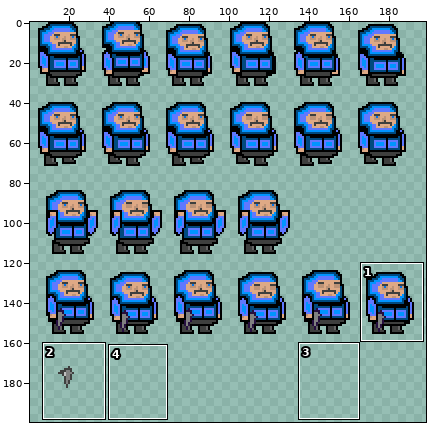
File history of a sprite sheet, Assets/Sprites/SpriteSprite.png. The picture above shows the old version from afar; the outline marks the close-up.
Close-up. As it was:
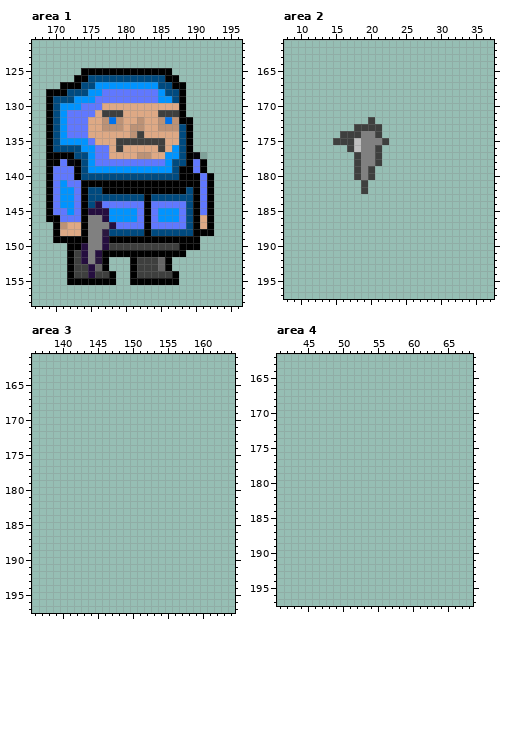
The file is 256x224 pixels. Colours within 5 levels of each other are drawn and written as one. Shown: area 1: x 167..196, y 121..158; area 2: x 8..37, y 161..197; area 3: x 136..164, y 161..197; area 4: x 41..68, y 162..197. The wide view leaves out empty margins. The commit also changed other parts of the picture, which this record leaves out.
And afterwards:
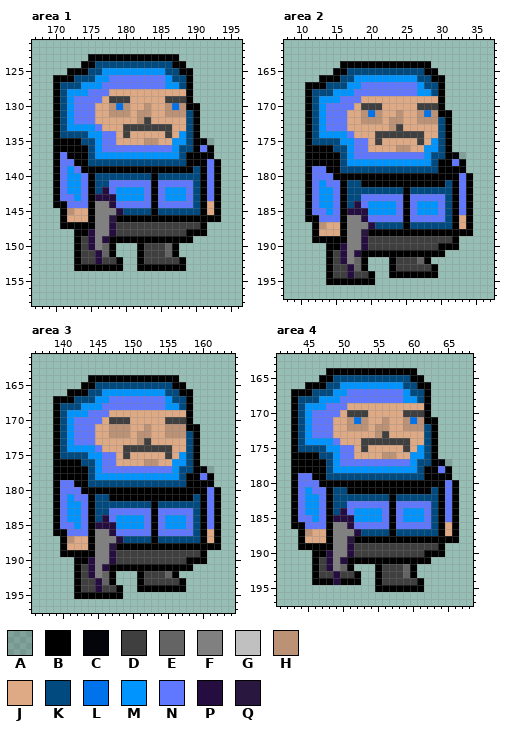
Palette (. is transparent): A #00000025  B #000000  C #04050b  D #3e3f3e  E #646464  F #808080  G #c0c0c0  H #bc9276  J #dea985  K #004a7f  L #0072ec  M #0094ff  N #6078ff  P #250e3f  Q #2a173f
Diff:
Changed rows in their new state; - is an unchanged pixel.
Area 1:
first column x 169:
123 ------BBBBBBBBBBBBB------
124 -----BBKKKKKKKKKKKBB-----
125 ---BB-KKMMMMMMMMMKKBB----
126 -BBBKK-MMNNNNNNNNMKKB----
127 -BKKKMM-NNNNNNNNNMMKB----
128 .-KMMMNN-JJJJJJJJJJJB----
129 .B-MNNN-JDDDJJJJJDDDB----
130 .BK-N--J-HLH--H--HLHBB---
131 .BKM----JHHH-HH-JHHHKB---
132 .BKM--N-JJJ---D-JJJJKB---
133 .BKMMMMNJJJDDDDDDDJJKB---
134 .BKKKKMMNN-DJJ---D-MKB---
135 .BBBBKKMNNJJJJHHJ-MMKBCA-
136 .BBBBBKM-NNNNNNNNN--KBNB-
137 .-N-BBKMMMMMMMMMM----BBB-
138 .--N-BKKKKKKKKKKKK---B-NB
139 .B-MNBBBBBBBBBBBBBB--K-NB
140 .B-MMNB--------B---KKKBNB
141 .BNMMN-KKNNNNNN-NNNNNKBNB
142 .BN-MNB-PNMMMMN-NMMMNKBNB
143 .BNNMNBPPPMMMMNBNMMMNKBNB
144 .BBN-NBFFP----NB----NKBJB
145 ..BHJJBFFFPKKKKBKKKK-KBJB
146 ..BJJJB-FQBBBB-BBBBBB-B-B
147 -.BBB-B---DDDDDDDDDDDDB.-
148 -...B-P-FPDDDDDDDDDDB--.-
149 -...-DP--------------.---
150 ---.-DP-EB...B---EB...---
151 ---.BDD-E-...-DDDE-.-----
152 ---.BDDPDDB-.B--DDDB-----
153 ---.BBBB-BB-.BBBB-BB-----
154 ---.......--.......------
155 ---.......--.......------
Area 2:
first column x 11:
164 -----BBBBBBBBBBBBB------
165 ----BBKKKKKKKKKKKBB-----
166 --BBBKKMMMMMMMMMKKBB----
167 BBBKKKMMNNNNNNNNMKKB----
168 BKKKMMMNNNNNNNNNMMKB----
169 BKMMMNNNJJJJJJJJJJJB----
170 BKMNNNNJDDDJJJJJDDDB----
171 BKMNNNJJHLHJJHJJHLHBB---
172 BKMNNNJJHHHJHHJJHHHKB---
173 BKMNNNJJJJJJHDJJJJJKB---
174 BKMMMMNJJJ-DDDDDDJJKB---
175 BKKKKMMNNJDJJJJJDJMKB---
176 BBBBKKMNNJJJJHHJJMMKB---
177 BBBBBKMNNNNNNNNNNMKKBCA-
178 BBBBBKMMMMMMMMMMMMKBBNB-
179 BNNBBKKKKKKKKKKKKKKBBBB-
180 BNNNBBBBBBBBBBBBBBBBBBNB
181 BNMNNBKKBBBBBBBBBBBBKBNB
182 BNMMNBKKKKKKKKBKKKKKKBNB
183 BNMMNBKKNNNNNNBNNNNNKBNB
184 BNMMNBKPNMMMMNBNMMMNKBNB
185 BNNMNBPPPMMMMNBNMMMNKBNB
186 BBNNNBFFPNNNNNBNNNNNKBJB
187 -BHJJBFFFPKKKKBKKKKKKBJB
188 -BJJJBFFQBBBBBBBBBBBBBBB
189 -BBBBBFFPDDDDDDDDDDDDB--
190 ---BBPFFPDDDDDDDDDDBBB--
191 ---BDPFPBBBBBBBBBBBB----
192 ---BDPFEB---BDDDEB------
193 ---BDDPEB---BDDDDDB-----
194 ---BDDPDDB--BBBBBBB-----
195 ---BBBBBBB--------------
Area 3:
first column x 139:
164 -----BBBBBBBBBBBBB------
165 ----BBKKKKKKKKKKKBB-----
166 --BBBKKMMMMMMMMMKKBB----
167 BBBKKKMMNNNNNNNNMKKB----
168 BKKKMMMNNNNNNNNNMMKB----
169 BKMMMNNNJJJJJJJJJJJB----
170 BKMNNNNJDDDJJJJJDDDB----
171 BKMNNNJJHHHJJHJJHHHBB---
172 BKMNNNJJHHHJHHJJHHHKB---
173 BKMNNNJJJJJJHDJJJJJKB---
174 BKMMMMNJJJDDDDDDDJJKB---
175 BKKKKMMNNJDJJJJJDJMKB---
176 BBBBKKMNNJJJJHHJJMMKB---
177 BBBBBKMNNNNNNNNNNMKKBCA-
178 BBBBBKMMMMMMMMMMMMKBBNB-
179 BNNBBKKKKKKKKKKKKKKBBBB-
180 BNNNBBBBBBBBBBBBBBBBBBNB
181 BNMNNBKKBBBBBBBBBBBBKBNB
182 BNMMNBKKKKKKKKBKKKKKKBNB
183 BNMMNBKKNNNNNNBNNNNNKBNB
184 BNMMNBKPNMMMMNBNMMMNKBNB
185 BNNMNBPPPMMMMNBNMMMNKBNB
186 BBNNNBFFPNNNNNBNNNNNKBJB
187 -BHJJBFFFPKKKKBKKKKKKBJB
188 -BJJJBFFQBBBBBBBBBBBBBBB
189 -BBBBBFFPDDDDDDDDDDDDB--
190 ---BBPFFPDDDDDDDDDDBBB--
191 ---BDPFPBBBBBBBBBBBB----
192 ---BDPFEB---BDDDEB------
193 ---BDDPEB---BDDDDDB-----
194 ---BDDPDDB--BBBBBBB-----
195 ---BBBBBBB--------------
Area 4:
first column x 43:
164 -----BBBBBBBBBBBBB------
165 ----BBKKKKKKKKKKKBB-----
166 --BBBKKMMMMMMMMMKKBB----
167 BBBKKKMMNNNNNNNNMKKB----
168 BKKKMMMNNNNNNNNNMMKB----
169 BKMMMNNNJJJJJJJJJJJB----
170 BKMNNNNJDDDJJJJJDDDB----
171 BKMNNNJJHLHJJHJJHLHBB---
172 BKMNNNJJHHHJHHJJHHHKB---
173 BKMNNNJJJJJJHDJJJJJKB---
174 BKMMMMNJJJDDDDDDDJJKB---
175 BKKKKMMNNJDJJJJJDJMKB---
176 BBBBKKMNNJJJJHHJJMMKB---
177 BBBBBKMNNNNNNNNNNMKKBCA-
178 BBBBBKMMMMMMMMMMMMKBBNB-
179 BNNBBKKKKKKKKKKKKKKBBBB-
180 BNNNBBBBBBBBBBBBBBBBBBNB
181 BNMNNBKKBBBBBBBBBBBBKBNB
182 BNMMNBKKKKKKKKBKKKKKKBNB
183 BNMMNBKKNNNNNNBNNNNNKBNB
184 BNMMNBKPNMMMMNBNMMMNKBNB
185 BNNMNBPPPMMMMNBNMMMNKBNB
186 BBNNNBFFPNNNNNBNNNNNKBJB
187 -BHJJBFFFPKKKKBKKKKKKBJB
188 -BJJJBFFQBBBBBBBBBBBBBBB
189 -BBBBBFFPDDDDDDDDDDDDB--
190 ---BBPFFPDDDDDDDDDDBBB--
191 ---BDPFPBBBBBBBBBBBB----
192 ---BDPFEB---BDDDEB------
193 ---BDDPDDB--BDDDEB------
194 ---BBBPBBB--BDDDDDB-----
195 ------------BBBBBBB-----
Where, in picture pixels (left, top, right, bottom), the same in both close-ups:
changed: (46, 54, 221, 285)
changed: (305, 61, 473, 285)
added: (53, 375, 221, 599)
added: (291, 368, 459, 592)
